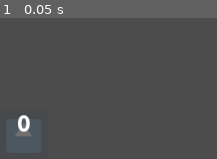
Above: before the commit, frame 1.
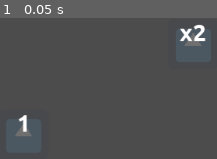
Above: after the commit, the same moment.

Repository: moisesjbc/contando-hasta-100
Game: Godot game, scene res://gameplay/main/main.tscn
The game is run twice, just before and just after one commit, with the same random seed, the same clock (stepped at 60 frames per second) and the same inputs. The engine's default icon, where the game draws it, is replaced by a stand-in: a white triangle on a blue panel in a dark square.
Inputs:
- Up to frame 1 (0.05 s): no input

The runs differ from the first frame. In frame 1, 1.7% of the frame differs, in the area x 8-95%, y 4-81%.

Commit message:
Add operation ball (dummy)

Diff:
--- a/godot-project/gameplay/balls/numeric_ball/numeric_ball.gd
+++ b/godot-project/gameplay/balls/numeric_ball/numeric_ball.gd
@@ -1,7 +1,7 @@
 extends Area2D
 
 
-var number = 0
+var number = 1
 
 
 func _ready():
--- /dev/null
+++ b/godot-project/gameplay/balls/operation_ball/operation_ball.gd
@@ -0,0 +1,10 @@
+extends Area2D
+
+
+var expression_label = "x2"
+var expression_str = "2 * x"
+var expression = Expression.new()
+
+
+func _ready():
+	$label.bbcode_text = "[center]" + expression_label + "[/center]"
--- /dev/null
+++ b/godot-project/gameplay/balls/operation_ball/operation_ball.tscn
@@ -0,0 +1,31 @@
+[gd_scene load_steps=6 format=2]
+
+[ext_resource path="res://icon.png" type="Texture" id=1]
+[ext_resource path="res://gameplay/balls/operation_ball/operation_ball.gd" type="Script" id=2]
+[ext_resource path="res://fonts/Ubuntu-B.ttf" type="DynamicFontData" id=3]
+
+[sub_resource type="RectangleShape2D" id=1]
+extents = Vector2( 31.5, 32 )
+
+[sub_resource type="DynamicFont" id=2]
+size = 30
+font_data = ExtResource( 3 )
+
+[node name="operation_ball" type="Area2D"]
+script = ExtResource( 2 )
+
+[node name="sprite" type="Sprite" parent="."]
+modulate = Color( 1, 1, 1, 0.196078 )
+texture = ExtResource( 1 )
+
+[node name="collision_shape" type="CollisionShape2D" parent="."]
+position = Vector2( 0.5, 0 )
+shape = SubResource( 1 )
+
+[node name="label" type="RichTextLabel" parent="."]
+margin_left = -31.0
+margin_top = -32.0
+margin_right = 32.0
+margin_bottom = 8.0
+custom_fonts/normal_font = SubResource( 2 )
+bbcode_enabled = true
--- a/godot-project/gameplay/main/main.tscn
+++ b/godot-project/gameplay/main/main.tscn
@@ -1,8 +1,12 @@
-[gd_scene load_steps=2 format=2]
+[gd_scene load_steps=3 format=2]
 
 [ext_resource path="res://gameplay/balls/numeric_ball/numeric_ball.tscn" type="PackedScene" id=1]
+[ext_resource path="res://gameplay/balls/operation_ball/operation_ball.tscn" type="PackedScene" id=2]
 
 [node name="main" type="Node2D"]
 
 [node name="numeric_ball" parent="." instance=ExtResource( 1 )]
 position = Vector2( 501, 251 )
+
+[node name="operation_ball" parent="." instance=ExtResource( 2 )]
+position = Vector2( 718, 135 )
